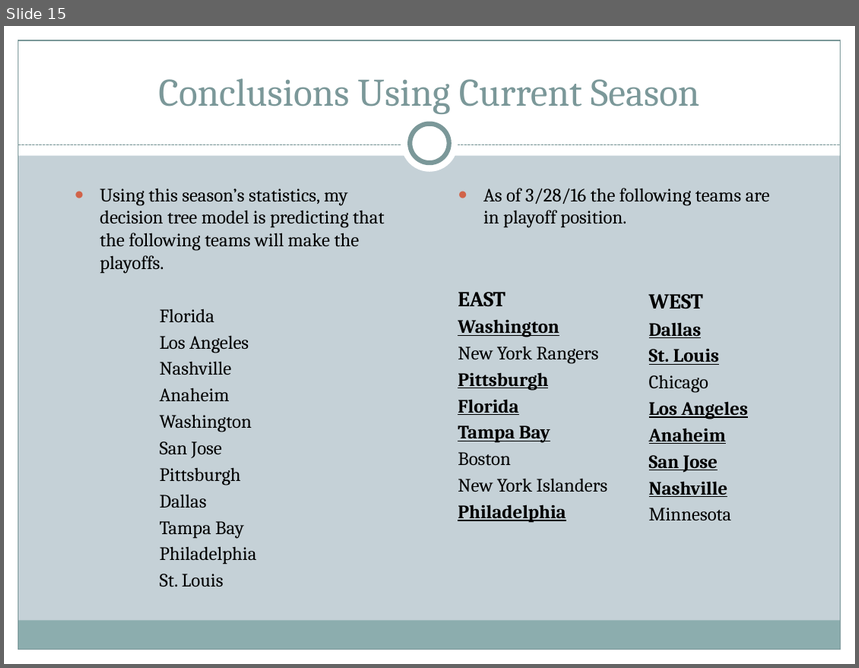
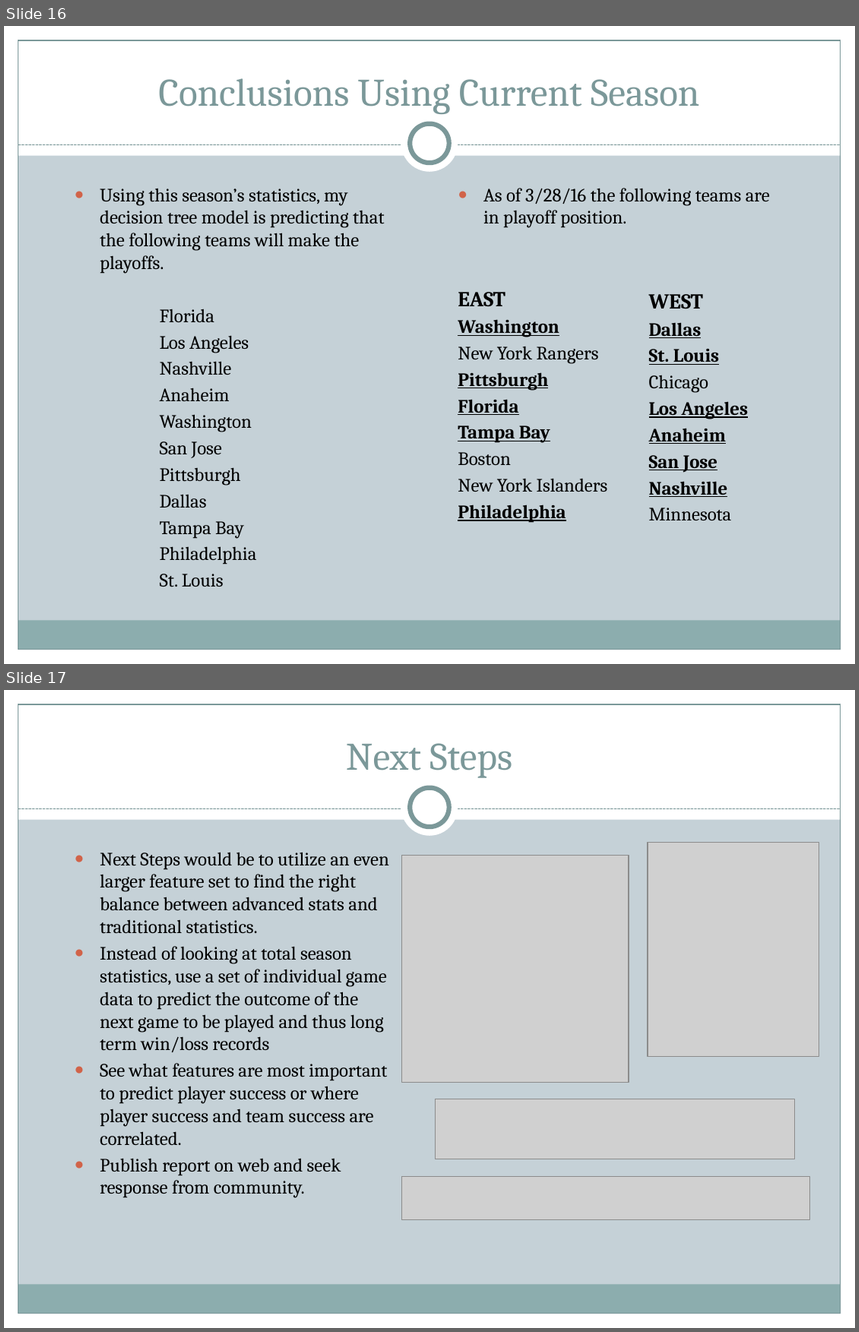
Before and after one commit to themp731/Projects, a slide deck: Final_Data/Deliverables/Presentation.pptx. Shown one above the other, each under a label of ours: slide 15 before the commit, slides 16 and 17 after it. The pictures are 859x668 and 859x1332 pixels, drawn with LibreOffice and Linux fonts; fonts in the diff are those of the drawing; grey boxes stand for pictures. Boxes give left, top, right and bottom in pixels: in the first picture for what was removed or moved away, otherwise in the second. Text is boxed around its words. In the diff, an @@ line names an element or a change of style, - is before the commit and + after.

```diff
--- a/Final_Data/Deliverables/Presentation.pptx
+++ b/Final_Data/Deliverables/Presentation.pptx
@@ slide 17 added at <box>4,690,855,1328</box>, background #C5D1D7; not listed: 9 template elements that a slide beside it also shows @@
@@ title added at <box>346,743,512,778</box>, 33 pt, text #7C999A @@
+Next Steps
@@ picture added at <box>648,842,819,1056</box> @@
@@ text added at <box>100,852,389,1198</box>, 16 pt, text #000000 @@
+● Next Steps would be to utilize an even larger feature set to find the right balance between advanced stats and traditional statistics.
+● Instead of looking at total season statistics, use a set of individual game data to predict the outcome of the next game to be played and thus long term win/loss records
+● See what features are most important to predict player success or where player success and team success are correlated.
+● Publish report on web and seek response from community.
@@ picture added at <box>401,856,629,1083</box> @@
@@ picture added at <box>436,1100,794,1160</box> @@
@@ picture added at <box>401,1177,810,1220</box> @@
@@ what was slide 15 is now slide 16 @@
```
Also in this commit, not shown: 2 slides changed, 2 other slides added, 3 other files.
